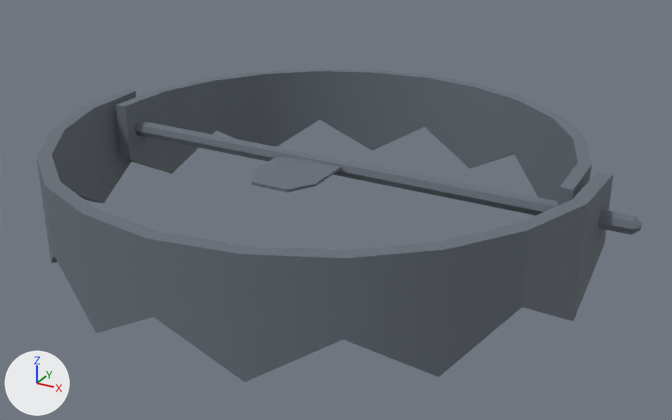
One commit to the FBX model Content/Meshes/ExportedModels/SM_OpenBearTrap.fbx: the scene before it, then after it.
Rendered twice from a 50 mm lens placed at (0.527, -0.936, 0.41), pointed at (0.025, -0.023, -0.046). The lights are fixed; the arrows at lower left show +X, +Y and +Z. The first picture is the older version.

In view in the first picture: 'SM_OpenBearTrap'.
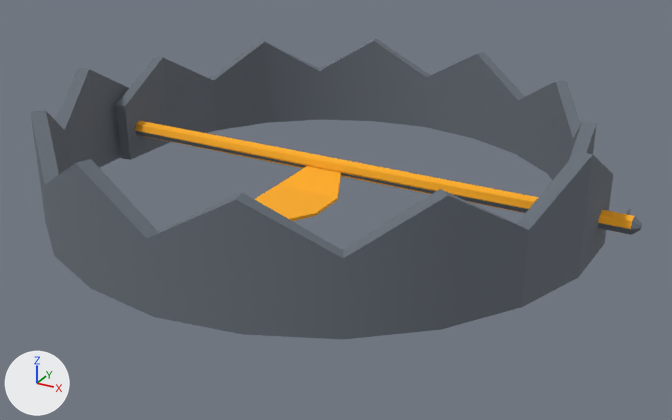
Pixel boxes [x1, y1, x2, y2] of what changed, in the pictures (672 x 420 px):
'SM_OpenBearTrap', surface changed, turned: before [37, 69, 642, 382]; after [31, 39, 642, 339]
part 1 of me_cube_059, surface changed: [135, 121, 634, 229] in both

Diff of the bpy script that builds the scene:
```diff
--- a/Content/Meshes/ExportedModels/SM_OpenBearTrap.fbx.py
+++ b/Content/Meshes/ExportedModels/SM_OpenBearTrap.fbx.py
@@ me_cube_059 @@
 me_cube_059.from_pydata(...)  # 160 vertices, 150 faces; spans x -50.0..50.0, y -0.7..0.6, z -2.5..1.1
 # used by ob_sm_openbeartrap; location = (0.0, 0.0, 0.0); scale = (0.00756, 0.504, 0.0381)
+# me_cube_059 part 1: texture (UV) coordinates of 22 of 150 faces, centred in x -5.5..5.5, y -0.3..0.0, z -0.2..0.5, changed; they spanned u 0.62..0.62, v 0.61..0.61 and now span u 0.06..0.06, v 0.38..0.38
 me_cube_059.materials.append(mat_material)
@@ ob_sm_openbeartrap @@
 ob_sm_openbeartrap.location = (0.0, 0.0, 0.0)
+ob_sm_openbeartrap.rotation_euler = (0.0, -3.142, 0.0)  # degrees (0, -180, 0)
 ob_sm_openbeartrap.scale = (0.00756, 0.504, 0.0381)
```
